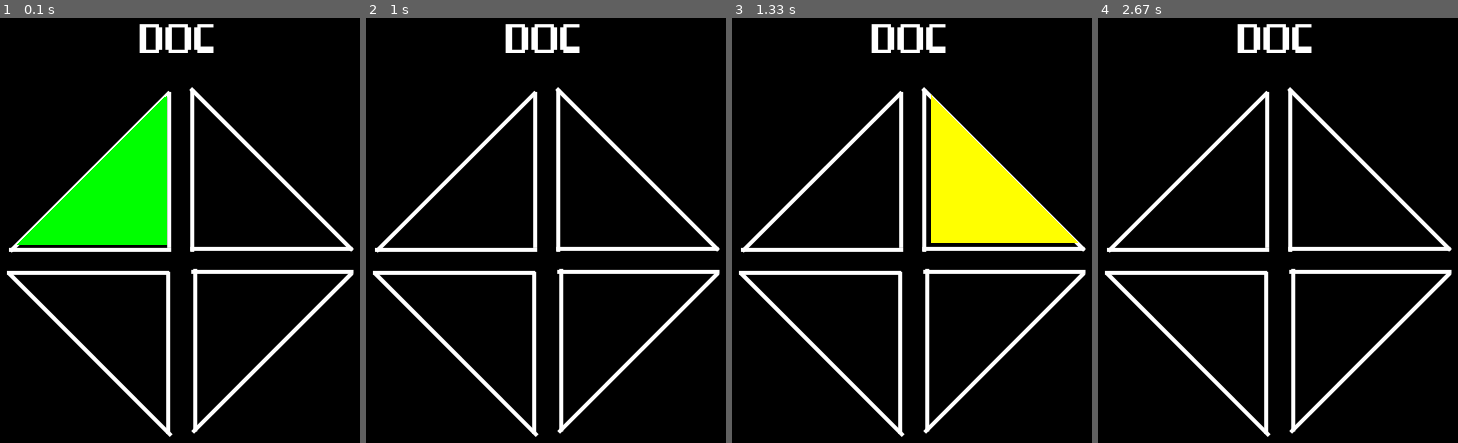
Above: before the commit, frames 1-4 (left to right).
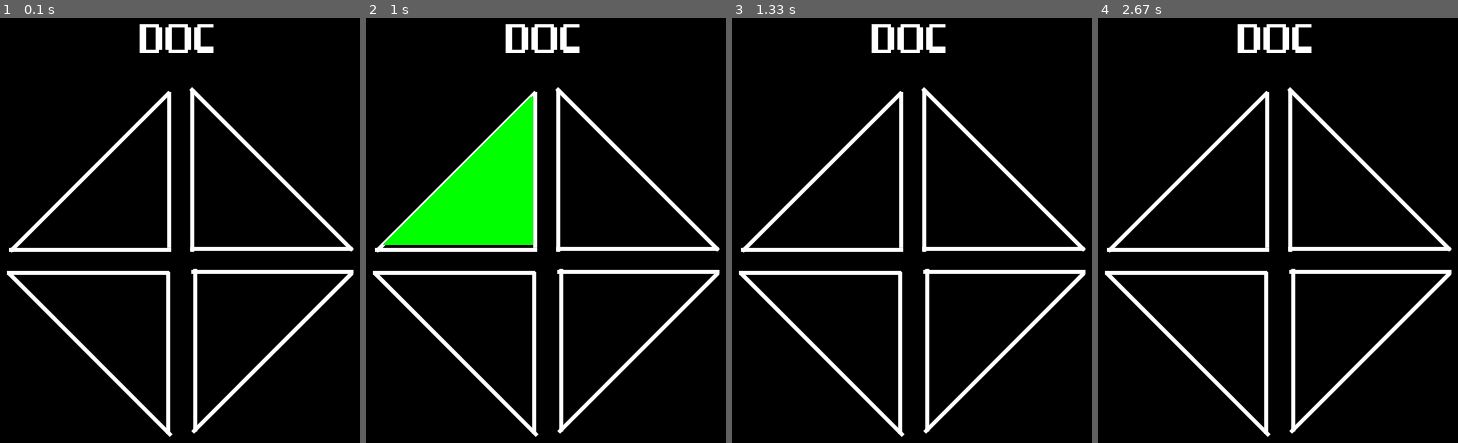
Above: after the commit, the same moments.

Repository: DanielMarcoD/DOC_PYGAME
Game: pygame game, started from DOC.py
Same seed, same stepped clock (60 frames per second), same inputs: the game is played once before the commit and once after it.
Inputs (mouse positions are in pixels of both pictures, inside the frame that each line leads up to):
- Up to frame 1 (0.1 s): no input
- Up to frame 2 (1 s): click (459, 166) at 0.47 s
- Up to frame 3 (1.33 s): no input
- Up to frame 4 (2.67 s): no input

The runs differ from the first frame. In frame 1, 7.4% of the frame differs, in the area x 4-47%, y 18-54%; in frame 2, 7.4%; in frame 3, 7.1%; in frame 4, nothing differs.

Commit message:
Tempo de espera

Diff:
--- a/DOC.py
+++ b/DOC.py
@@ -96,6 +96,7 @@
 
 game = True
 while game:
+    time.sleep(0.7)
 
     for evento in pygame.event.get():
         if evento.type == pygame.QUIT:
